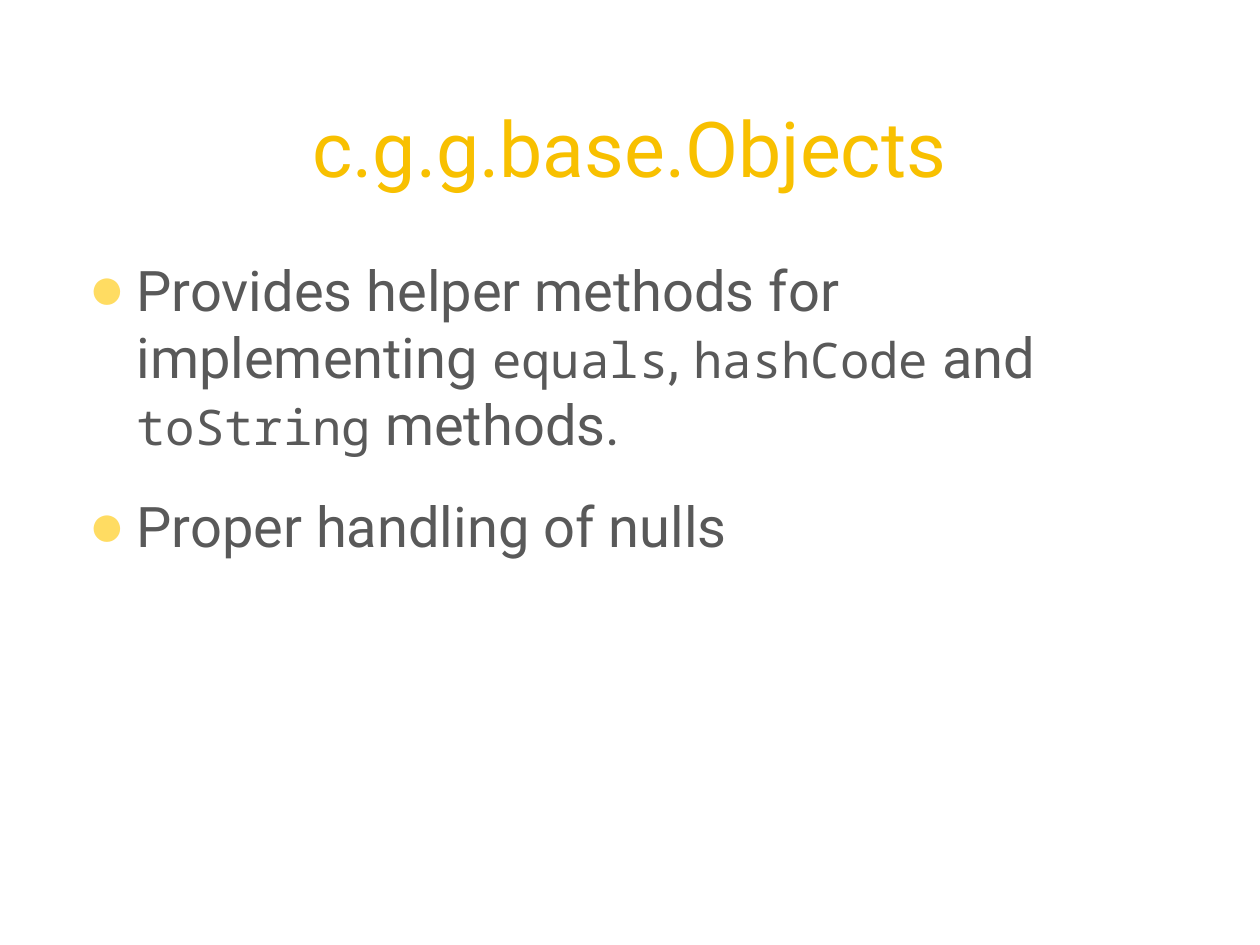
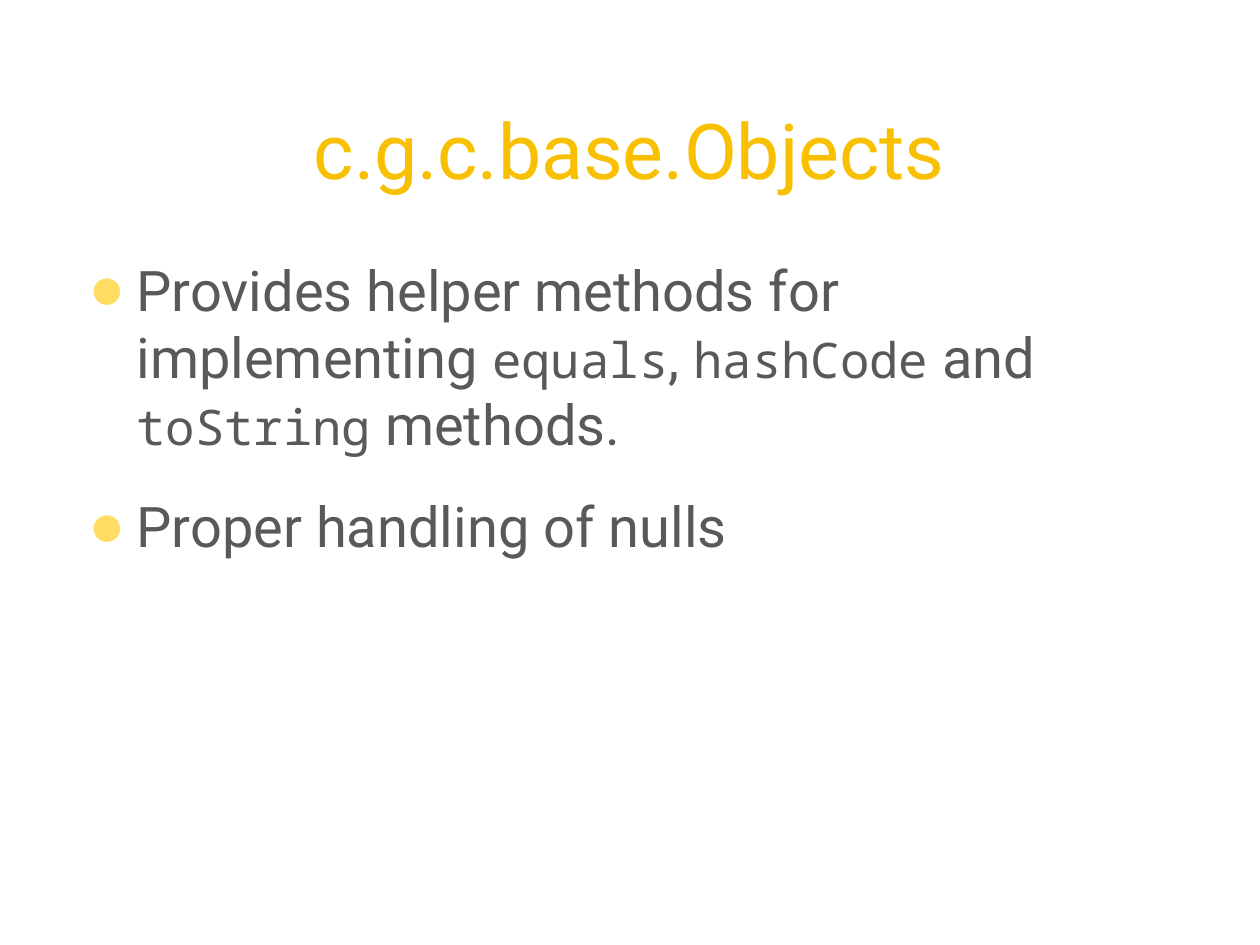
Before and after one commit to twoqubed/JavaMUG-Guava, a slide deck: slide 6 of JavaMUG - Guava.pptx. Drawn at 1260x945 pixels with LibreOffice and Linux fonts; fonts in the diff are those of the drawing; background and template pictures are left out. Boxes give left, top, right and bottom in pixels: in the first picture for what was removed or moved away, otherwise in the second. Text is boxed around its words. In the diff, an @@ line names an element or a change of style, - is before the commit and + after.

```diff
--- a/JavaMUG - Guava.pptx
+++ b/JavaMUG - Guava.pptx
@@ title at [314,121,945,196]: text changed @@
-c.g.g.base.Objects
+c.g.c.base.Objects
```
Also in this commit, not shown: 18 other slides changed, 5 slides added, 6 slides removed, 9 other files.
